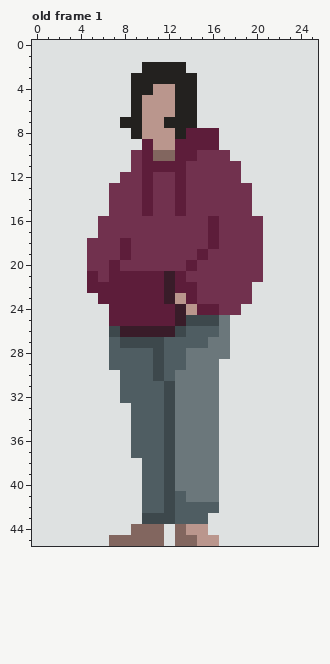
Two versions of one pixel-art file, Assets/Sprites/Animaciones - Claire.aseprite. Above, as it was before the edit.
26x46 pixels, 5 frames. Shown: old frame 1. The commit also changed other frames, which this record leaves out.
The same view after the edit:
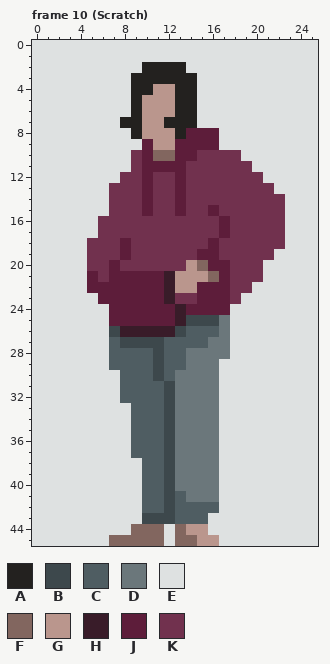
Palette (. is transparent): A #23211f  B #3d484c  C #4f5d62  D #6b777b  E #dee1e1  F #82665f  G #ba968d  H #391c29  J #5d1d3a  K #71314e
A new or re-ordered frame is compared with the old frame closest to it.
Message: scratching idle done
What changed:
frames 5 -> 24
layer "Claire Scratch" added
Frame 10 (Scratch) is new; against old frame 1, layers "Claire Breathing Idle", "Claire Scratch":
y 10: x 18 E -> K
y 11: x 19 E -> K
y 12: x 19..20 EE -> KK
y 13: x 20..21 EE -> KK
y 14: x 20..22 EEE -> KKK
y 15: x 16 K -> J; x 20..22 EEE -> KKK
y 16..17: x 16..17 JK -> KJ; x 21..22 EE -> KK
y 18: x 21..22 EE -> KK
y 19: x 16 K -> J; x 21 E -> K
y 20: x 14..17 JKKK -> GFJJ
y 21: x 13..17 JKKKK -> GGGFJ
y 22: x 13..17 JJKKK -> GGJJJ
y 23: x 13..17 GJKKK -> KKJJJ; x 19 K -> E
y 24: x 14 G -> J; x 17..18 KK -> JE
Pixel boxes of the changes (left, top, right, bottom) in both pictures:
changed: (175, 150, 285, 315)
